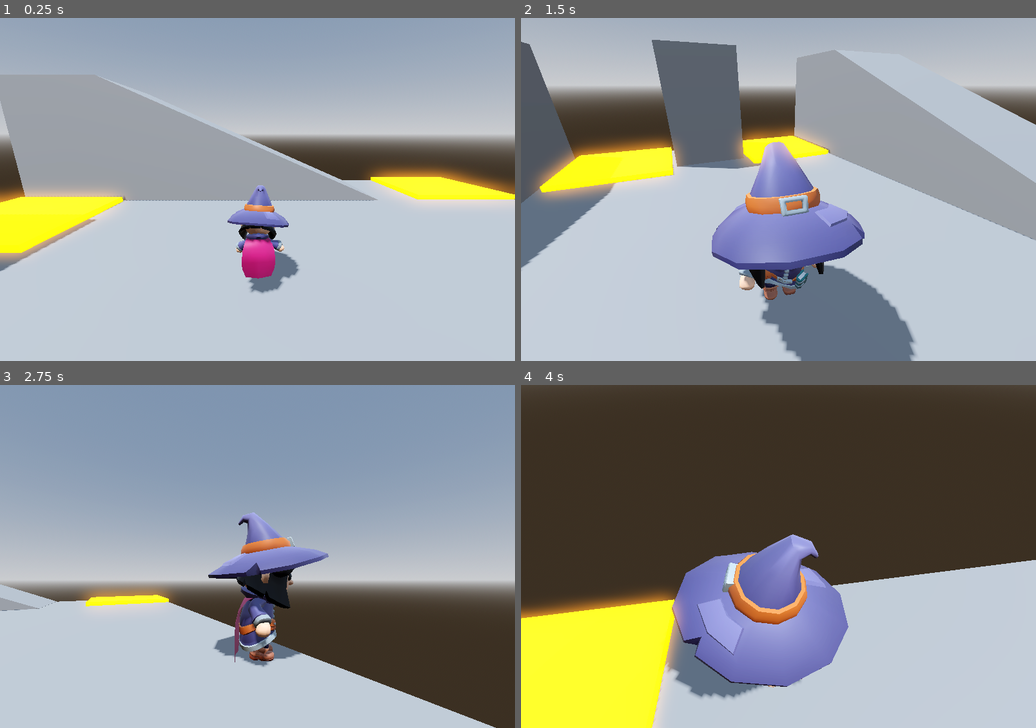
Above: before the commit, frames 1-4 (two rows, left to right).
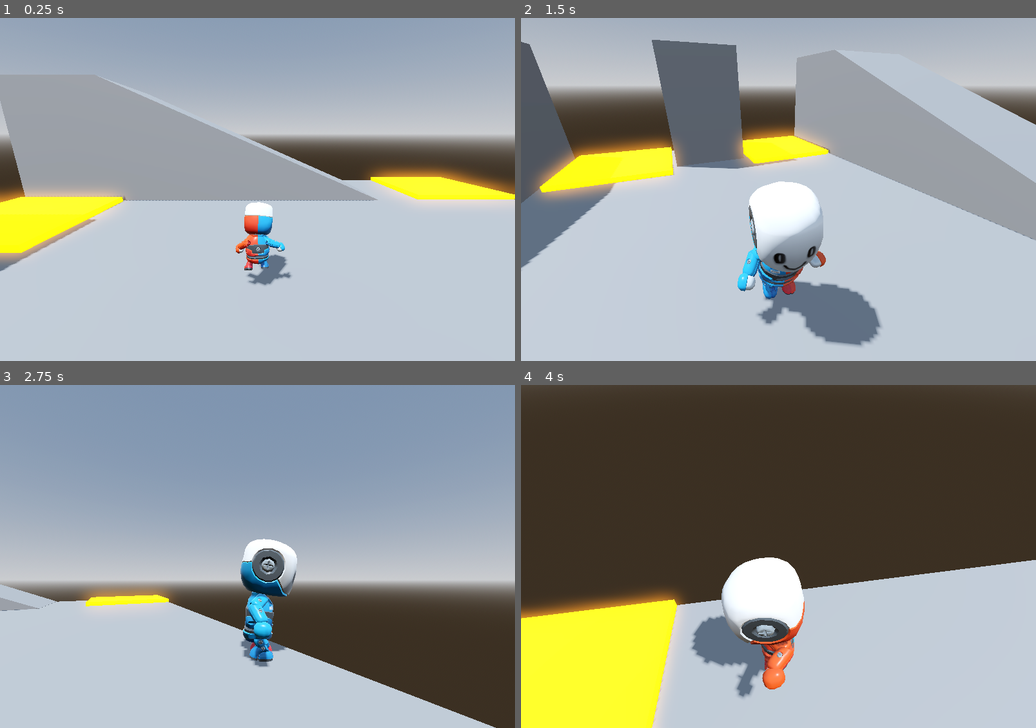
Above: after the commit, the same moments.

Repository: GNGC-IT/RPG-Character-Controller
Game: Godot game, scene res://test_scene.tscn
Two runs of this game, one before a commit and one after it. Both use one fixed random seed, a clock stepped at 60 frames per second and the inputs below. The project has no main scene, so this scene is started directly.
Inputs (mouse positions are in pixels of both pictures, inside the frame that each line leads up to):
- Up to frame 1 (0.25 s): no input
- Up to frame 2 (1.5 s): move the mouse to (891, 172) at 0.52 s; hold D (move_right) 0.53-1.28 s; hold E (Interact) 0.53-1.28 s; tap Space (jump) at 0.77 s; move the mouse to (675, 206) at 1.27 s; hold S (move_back) from 1.28 s (still down); tap E (Interact) at 1.35 s
- Up to frame 3 (2.75 s): tap Space (jump) at 1.52 s; move the mouse to (309, 481) at 2.02 s; release S (move_back) at 2.03 s; hold D (move_right) from 2.03 s (still down); hold E (Interact) from 2.03 s (still down)
- Up to frame 4 (4 s): move the mouse to (752, 625) at 2.77 s; release D (move_right) at 2.78 s; release E (Interact) at 2.78 s; hold W (move_forward) 2.78-3.53 s; tap E (Interact) at 2.85 s; tap Space (jump) at 3.02, 3.77 s; move the mouse to (933, 607) at 3.52 s; hold A (move_left) from 3.53 s (still down); hold E (Interact) from 3.53 s (still down)

The runs differ from the first frame. In frame 1, 2.1% of the frame differs, in the area x 44-59%, y 48-81%; in frame 2, 11%; in frame 3, 4.1%; in frame 4, 12%, in the area x 27-64%, y 43-92%.

Commit message:
Set default character to Mannequin

Diff:
--- a/rpg-character-controller/project.godot
+++ b/rpg-character-controller/project.godot
@@ -8,10 +8,14 @@
 
 config_version=5
 
+[animation]
+
+compatibility/default_parent_skeleton_in_mesh_instance_3d=true
+
 [application]
 
 config/name="RPG-Character-Controller"
-config/features=PackedStringArray("4.5", "Mobile")
+config/features=PackedStringArray("4.6", "Mobile")
 config/icon="res://icon.svg"
 
 [debug]
@@ -85,7 +89,7 @@
 
 [physics]
 
-3d/default_gravity=15.133000000000003
+3d/default_gravity=15.133000000000004
 
 [rendering]
 
--- a/rpg-character-controller/test_scene.tscn
+++ b/rpg-character-controller/test_scene.tscn
@@ -1,9 +1,9 @@
-[gd_scene load_steps=11 format=3 uid="uid://3l4l7ag2xngv"]
+[gd_scene format=3 uid="uid://3l4l7ag2xngv"]
 
 [ext_resource type="Script" uid="uid://bdoqlmhay3wkg" path="res://Scripts/Player.gd" id="1_coq8p"]
 [ext_resource type="Script" uid="uid://dmh88glqll8v2" path="res://Scripts/dmgzone.gd" id="2_ia1lp"]
 [ext_resource type="AnimationLibrary" uid="uid://bhy1voj5mwd8b" path="res://KayKit_Adventurers_2.0_FREE/Player_anims.res" id="3_7cbxl"]
-[ext_resource type="PackedScene" uid="uid://dqjaep1aio3ri" path="res://KayKit_Adventurers_2.0_FREE/Characters/Mage.glb" id="3_coq8p"]
+[ext_resource type="PackedScene" uid="uid://ckvmfdj74mded" path="res://KayKit_Adventurers_2.0_FREE/Characters/Mannequin_Medium.glb" id="3_coq8p"]
 
 [sub_resource type="ProceduralSkyMaterial" id="ProceduralSkyMaterial_ia1lp"]
 sky_horizon_color = Color(0.66224277, 0.6717428, 0.6867428, 1)
@@ -32,99 +32,97 @@
 [sub_resource type="BoxShape3D" id="BoxShape3D_uhqqe"]
 size = Vector3(4, 0.2, 4)
 
-[node name="Test Scene" type="Node3D"]
+[node name="Test Scene" type="Node3D" unique_id=1019889179]
 
-[node name="WorldEnvironment" type="WorldEnvironment" parent="."]
+[node name="WorldEnvironment" type="WorldEnvironment" parent="." unique_id=1287171150]
 environment = SubResource("Environment_coq8p")
 
-[node name="DirectionalLight3D" type="DirectionalLight3D" parent="."]
+[node name="DirectionalLight3D" type="DirectionalLight3D" parent="." unique_id=1646743121]
 transform = Transform3D(-0.8660254, -0.43301278, 0.25, 0, 0.49999997, 0.86602545, -0.50000006, 0.75, -0.43301266, 0, 0, 0)
 light_energy = 0.34
 shadow_enabled = true
 
-[node name="CSGBox3D" type="CSGBox3D" parent="."]
+[node name="CSGBox3D" type="CSGBox3D" parent="." unique_id=2051277485]
 transform = Transform3D(1, 0, 0, 0, 1, 0, 0, 0, 1, 0, -0.05, 0)
 use_collision = true
 size = Vector3(20, 0.1, 20)
 
-[node name="Player" type="CharacterBody3D" parent="." node_paths=PackedStringArray("model")]
+[node name="Player" type="CharacterBody3D" parent="." unique_id=282785211 node_paths=PackedStringArray("model")]
 transform = Transform3D(1, 0, 0, 0, 1, 0, 0, 0, 1, 0.6168375, 0, 0.5075245)
 script = ExtResource("1_coq8p")
-model = NodePath("Mage")
+model = NodePath("Mannequin_Medium")
 
-[node name="AnimationPlayer" type="AnimationPlayer" parent="Player"]
+[node name="AnimationPlayer" type="AnimationPlayer" parent="Player" unique_id=1477770295]
 root_node = NodePath("")
-libraries = {
-&"med_anims": ExtResource("3_7cbxl")
-}
+libraries/med_anims = ExtResource("3_7cbxl")
 
-[node name="CameraYaw" type="Node3D" parent="Player"]
+[node name="CameraYaw" type="Node3D" parent="Player" unique_id=1056693419]
 
-[node name="CameraPitch" type="Node3D" parent="Player/CameraYaw"]
+[node name="CameraPitch" type="Node3D" parent="Player/CameraYaw" unique_id=339568434]
 
-[node name="Camera3D" type="Camera3D" parent="Player/CameraYaw/CameraPitch"]
+[node name="Camera3D" type="Camera3D" parent="Player/CameraYaw/CameraPitch" unique_id=1270448978]
 transform = Transform3D(-1, -2.1149484e-08, 8.482595e-08, 0, 0.9702957, 0.2419219, -8.742278e-08, 0.2419219, -0.9702957, 0, 2.6348586, -3.3833628)
 
-[node name="CollisionShape3D" type="CollisionShape3D" parent="Player"]
+[node name="CollisionShape3D" type="CollisionShape3D" parent="Player" unique_id=1740873762]
 transform = Transform3D(1, 0, 0, 0, 1, 0, 0, 0, 1, 0, 1.26933, 0)
 shape = SubResource("CapsuleShape3D_hrlh7")
 
-[node name="Mage" parent="Player" instance=ExtResource("3_coq8p")]
+[node name="Mannequin_Medium" parent="Player" unique_id=1420220104 instance=ExtResource("3_coq8p")]
 
-[node name="Area3D" type="Area3D" parent="."]
+[node name="Area3D" type="Area3D" parent="." unique_id=531300036]
 transform = Transform3D(1, 0, 0, 0, 1, 0, 0, 0, 1, -8, 0.1, 8)
 script = ExtResource("2_ia1lp")
 
-[node name="CSGBox3D2" type="CSGBox3D" parent="Area3D"]
+[node name="CSGBox3D2" type="CSGBox3D" parent="Area3D" unique_id=458255099]
 size = Vector3(4, 0.2, 4)
 material = SubResource("StandardMaterial3D_uhqqe")
 
-[node name="CollisionShape3D" type="CollisionShape3D" parent="Area3D"]
+[node name="CollisionShape3D" type="CollisionShape3D" parent="Area3D" unique_id=1840835717]
 shape = SubResource("BoxShape3D_uhqqe")
 
-[node name="Area3D2" type="Area3D" parent="."]
+[node name="Area3D2" type="Area3D" parent="." unique_id=1258006052]
 transform = Transform3D(1, 0, 0, 0, 1, 0, 0, 0, 1, 8.008749, 0.1, 3.7260208)
 script = ExtResource("2_ia1lp")
 
-[node name="CSGBox3D2" type="CSGBox3D" parent="Area3D2"]
+[node name="CSGBox3D2" type="CSGBox3D" parent="Area3D2" unique_id=451573653]
 size = Vector3(4, 0.2, 4)
 material = SubResource("StandardMaterial3D_uhqqe")
 
-[node name="CollisionShape3D" type="CollisionShape3D" parent="Area3D2"]
+[node name="CollisionShape3D" type="CollisionShape3D" parent="Area3D2" unique_id=557087924]
 shape = SubResource("BoxShape3D_uhqqe")
 
-[node name="Area3D3" type="Area3D" parent="."]
+[node name="Area3D3" type="Area3D" parent="." unique_id=1635266824]
 transform = Transform3D(1, 0, 0, 0, 1, 0, 0, 0, 1, 8.008749, 0.1, -3.6823177)
 script = ExtResource("2_ia1lp")
 
-[node name="CSGBox3D2" type="CSGBox3D" parent="Area3D3"]
+[node name="CSGBox3D2" type="CSGBox3D" parent="Area3D3" unique_id=203372805]
 size = Vector3(4, 0.2, 4)
 material = SubResource("StandardMaterial3D_uhqqe")
 
-[node name="CollisionShape3D" type="CollisionShape3D" parent="Area3D3"]
+[node name="CollisionShape3D" type="CollisionShape3D" parent="Area3D3" unique_id=1486029979]
 shape = SubResource("BoxShape3D_uhqqe")
 
-[node name="CSGBox3D2" type="CSGBox3D" parent="."]
+[node name="CSGBox3D2" type="CSGBox3D" parent="." unique_id=1778353313]
 transform = Transform3D(1, 0, 0, 0, 1, 0, 0, 0, 1, 2.8602753, 2.3477573, 7.8859053)
 use_collision = true
 size = Vector3(14.339142, 4.67334, 4.0585938)
 
-[node name="CSGBox3D" type="CSGBox3D" parent="CSGBox3D2"]
+[node name="CSGBox3D" type="CSGBox3D" parent="CSGBox3D2" unique_id=1437694728]
 transform = Transform3D(0.9170601, -0.39874908, 0, 0.39874908, 0.9170601, 0, 0, 0, 1, -2.642, 2.073, 0)
 operation = 2
 size = Vector3(11.873, 4.464, 4.357422)
 
-[node name="CSGBox3D3" type="CSGBox3D" parent="."]
+[node name="CSGBox3D3" type="CSGBox3D" parent="." unique_id=269654187]
 transform = Transform3D(1, 0, 0, 0, 1, 0, 0, 0, 1, 2.8602753, 2.3477573, -7.9265776)
 use_collision = true
 size = Vector3(14.339142, 4.67334, 4.0585938)
 
-[node name="CSGBox3D" type="CSGBox3D" parent="CSGBox3D3"]
+[node name="CSGBox3D" type="CSGBox3D" parent="CSGBox3D3" unique_id=1589280928]
 transform = Transform3D(0.9170601, -0.39874908, 0, 0.39874908, 0.9170601, 0, 0, 0, 1, -2.642, 2.073, 0)
 operation = 2
 size = Vector3(11.873, 4.464, 4.357422)
 
-[node name="CSGBox3D4" type="CSGBox3D" parent="."]
+[node name="CSGBox3D4" type="CSGBox3D" parent="." unique_id=943365222]
 transform = Transform3D(1, 0, 0, 0, 1, 0, 0, 0, 1, 8.505874, 2.348, 0)
 use_collision = true
 size = Vector3(3, 4.673, 3)
Binary file added: rpg-character-controller/KayKit_Adventurers_2.0_FREE/Characters/Mannequin_Medium.glb
Not shown, added: rpg-character-controller/KayKit_Adventurers_2.0_FREE/Characters/Mannequin_Medium.glb.import
Binary file added: rpg-character-controller/KayKit_Adventurers_2.0_FREE/Characters/Mannequin_Medium_mannequin_texture.png
Not shown, added: rpg-character-controller/KayKit_Adventurers_2.0_FREE/Characters/Mannequin_Medium_mannequin_texture.png.import
Binary file added: rpg-character-controller/KayKit_Adventurers_2.0_FREE/Characters/mannequin_texture.png
Not shown, added: rpg-character-controller/KayKit_Adventurers_2.0_FREE/Characters/mannequin_texture.png.import
